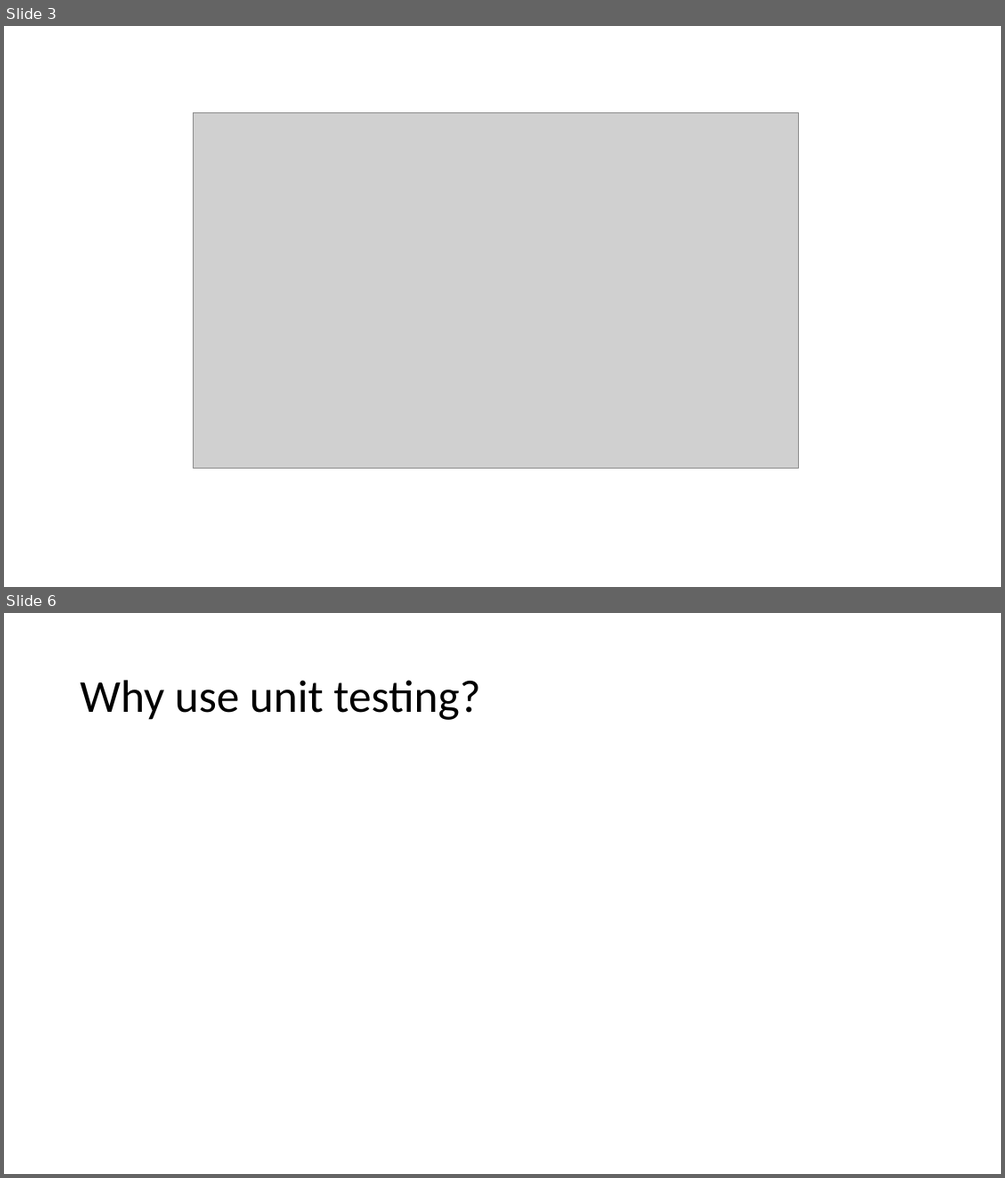
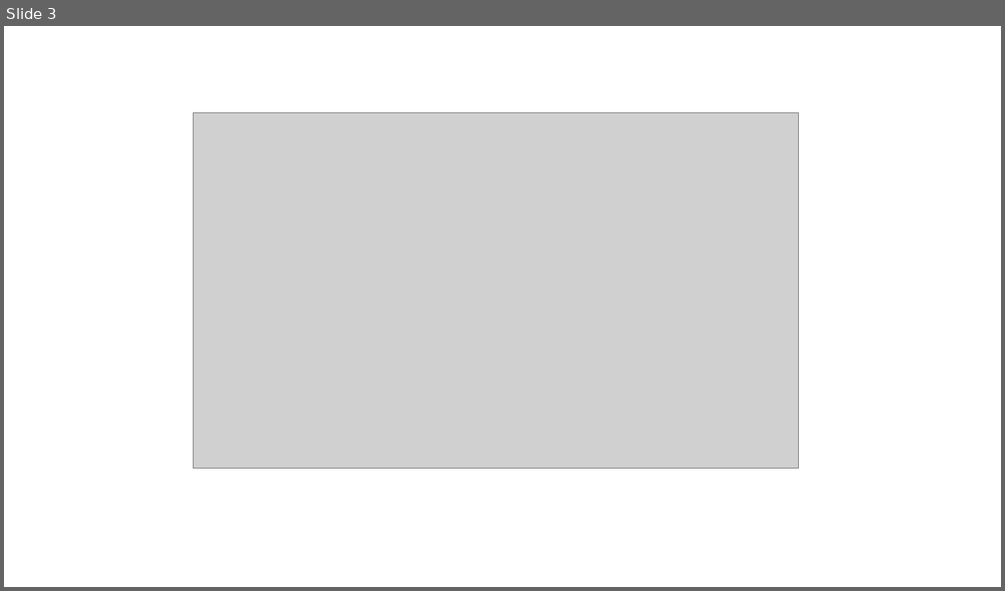
Before and after one commit to docljn/phpunit-or-prophecy-for-mocks, a slide deck: Creating Unit Test Mocks - PHPUnit or Prophecy.odp. Shown one above the other, each under a label of ours: slides 3 and 6 before the commit, slide 3 after it; the slides between them are not shown. The pictures are 1005x1178 and 1005x591 pixels, drawn with LibreOffice and Linux fonts; fonts in the diff are those of the drawing; grey boxes stand for pictures. Boxes give left, top, right and bottom in pixels: in the first picture for what was removed or moved away, otherwise in the second. Text is boxed around its words. In the diff, an @@ line names an element or a change of style, - is before the commit and + after.

```diff
--- a/Creating Unit Test Mocks - PHPUnit or Prophecy.odp
+++ b/Creating Unit Test Mocks - PHPUnit or Prophecy.odp
@@ slide 6 removed at [4,613,1001,1174], background #FFFFFF @@
@@ title removed at [80,680,480,720] @@
-Why use unit testing?
```
Also in this commit, not shown: 50 slides changed, 2 other slides removed.
